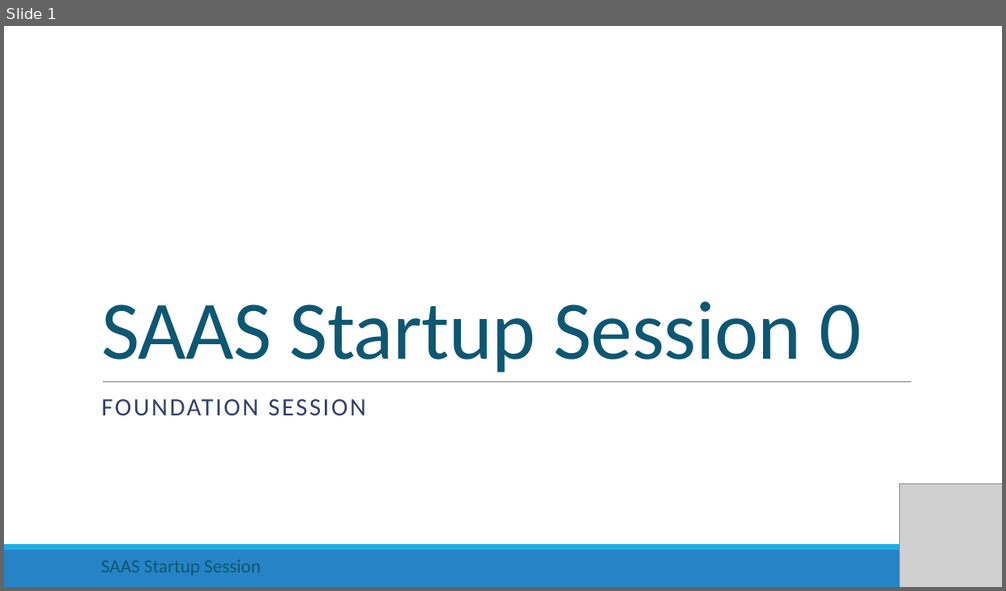
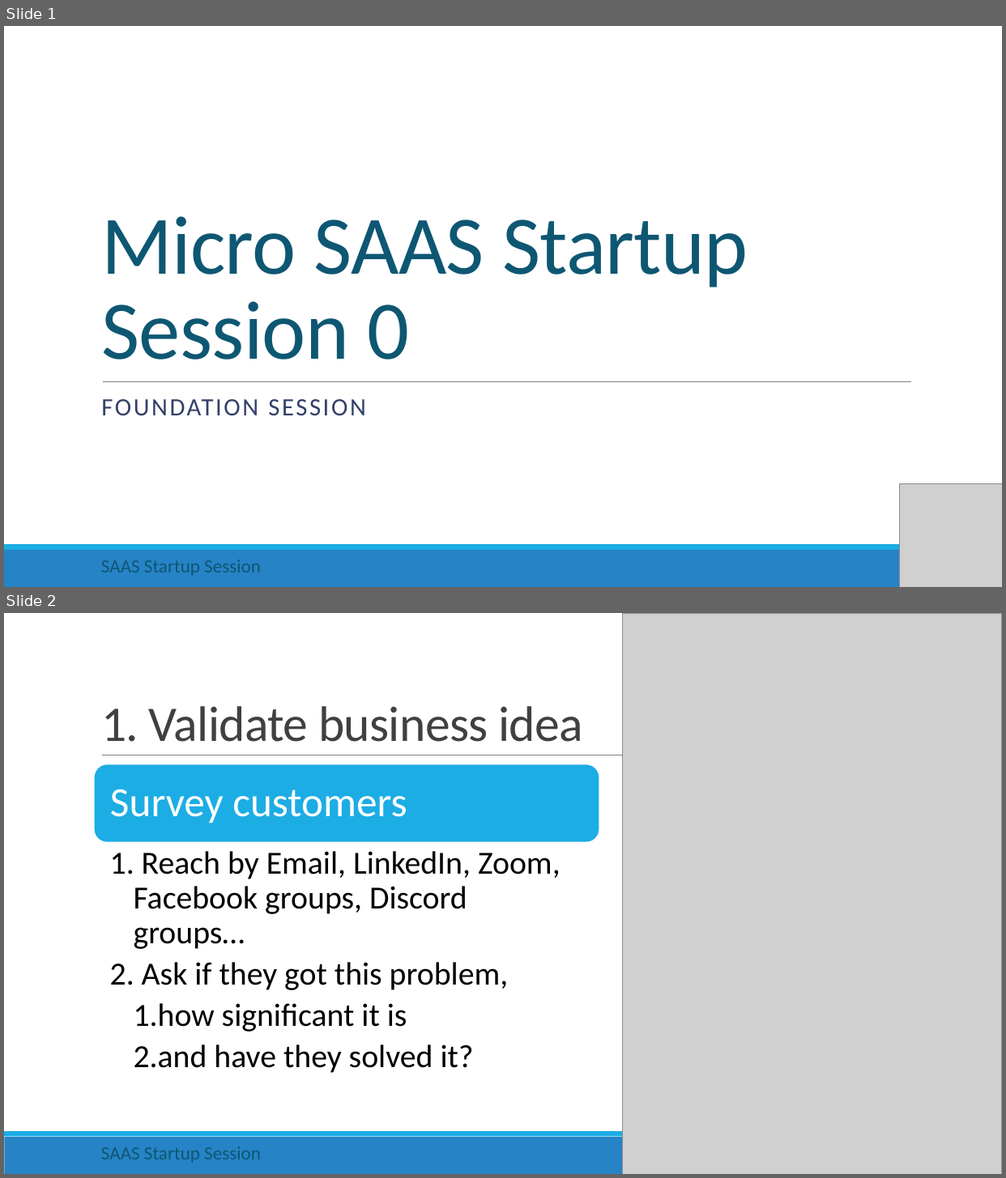
Before and after one commit to rishigujadhur1/Slides, a slide deck: Startups/Startup Session 0.pptx. Shown one above the other, each under a label of ours: slide 1 before the commit, slides 1 and 2 after it. The pictures are 1006x591 and 1006x1178 pixels, drawn with LibreOffice and Linux fonts; fonts in the diff are those of the drawing; grey boxes stand for pictures. Boxes give left, top, right and bottom in pixels: in the first picture for what was removed or moved away, otherwise in the second. Text is boxed around its words. In the diff, an @@ line names an element or a change of style, - is before the commit and + after.

Commit message:
SAAS contract Clauses

```diff
--- a/Startups/Startup Session 0.pptx
+++ b/Startups/Startup Session 0.pptx
@@ slide 2 added at bbox=[4, 613, 1002, 1174], background #FFFFFF; not listed: 2 template elements that a slide beside it also shows @@
@@ picture added at bbox=[622, 613, 1002, 1174] @@
@@ title added at bbox=[101, 706, 583, 742], 48 pt, text #404040 @@
+1. Validate business idea
@@ line added from (102, 756) to (918, 756), #808080 0.5 pt @@
@@ rounded rectangle added at bbox=[94, 764, 600, 843], fill #1CADE4, outline #FFFFFF 1.25 pt @@
@@ text added at bbox=[110, 789, 407, 824], 40 pt, text #FFFFFF @@
+Survey customers
@@ text added at bbox=[134, 851, 560, 1073], 31 pt, text #000000 @@
+  1. Reach by Email, LinkedIn, Zoom, Facebook groups, Discord groups…
+  2. Ask if they got this problem,
+    1. how significant it is
+    2. and have they solved it?
@@ text added at bbox=[101, 1147, 261, 1163], 18 pt, text #0E5772 @@
+SAAS Startup Session
@@ slide 1 changed as well @@
@@ title at bbox=[101, 216, 748, 360]: text changed @@
-SAAS Startup Session 0
+Micro SAAS Startup Session 0
```
Also in this commit, not shown: 2 other slides changed, 5 other slides added, 1 slide removed, 3 other files.
